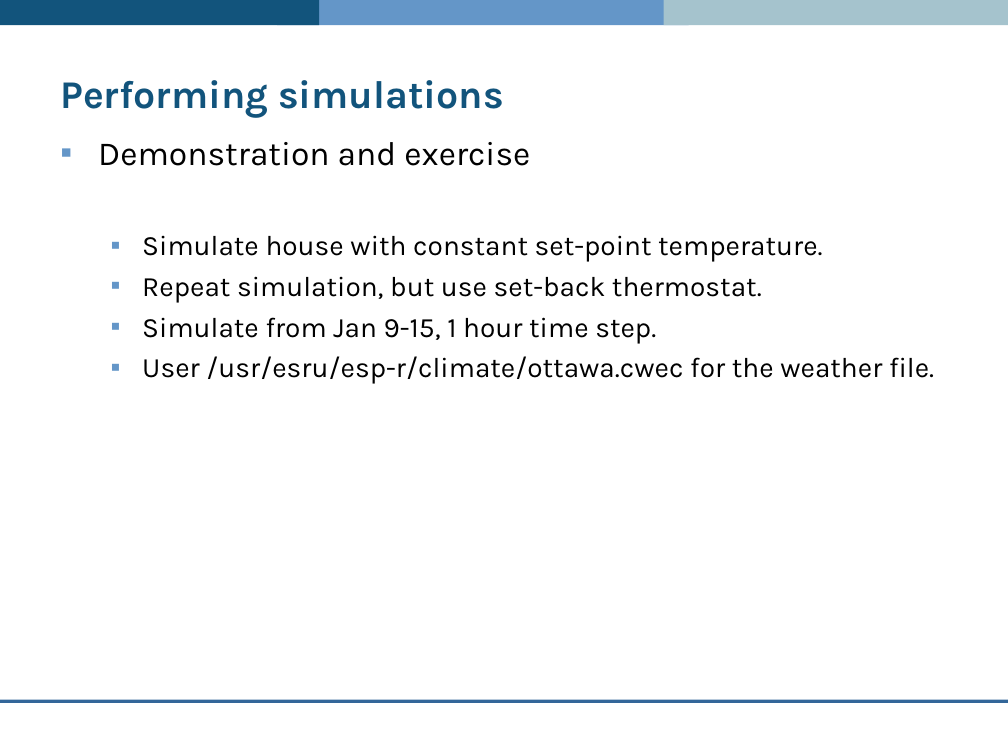
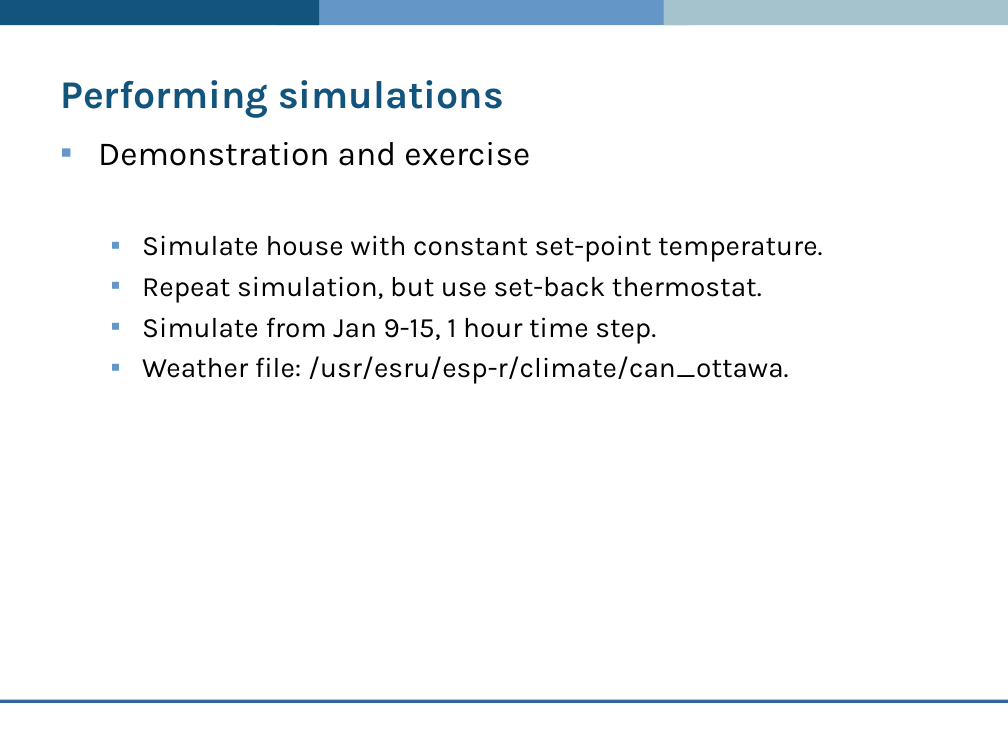
Before and after one commit to ESP-rCommunity/ESPrExtras, a slide deck: slide 55 of training/co-simulator_ESP-r/intro/introduction.ppt. Drawn at 1008x756 pixels with LibreOffice and Linux fonts; fonts in the diff are those of the drawing; background and template pictures are left out. Boxes give left, top, right and bottom in pixels: in the first picture for what was removed or moved away, otherwise in the second. Text is boxed around its words. In the diff, an @@ line names an element or a change of style, - is before the commit and + after.

Commit message:
correcting typo in presentation

```diff
--- a/training/co-simulator_ESP-r/intro/introduction.ppt
+++ b/training/co-simulator_ESP-r/intro/introduction.ppt
@@ text at (142, 356, 789, 384): text changed @@
-  ▪ User /usr/esru/esp-r/climate/ottawa.cwec for the weather file.
+  ▪ Weather file: /usr/esru/esp-r/climate/can_ottawa.
```
